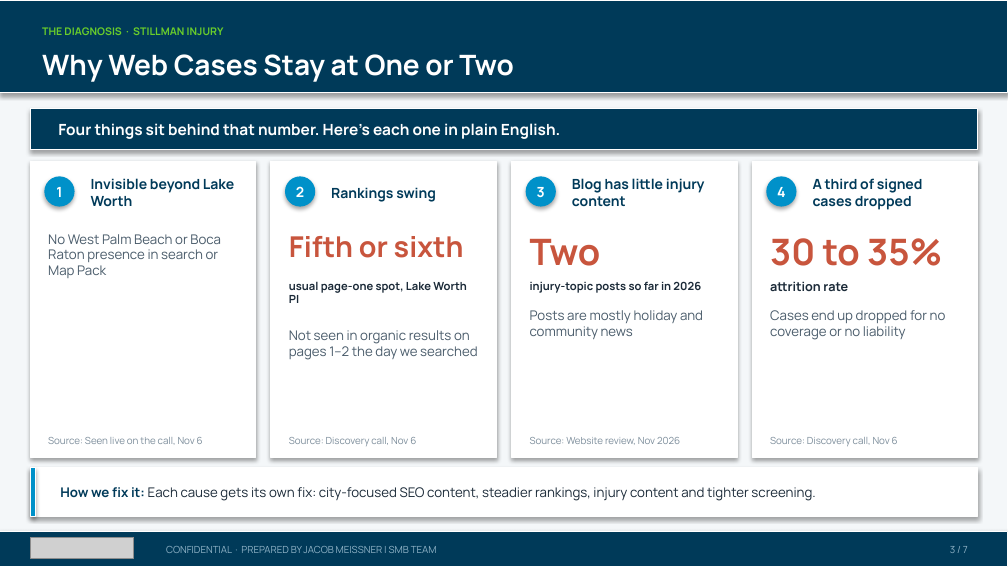
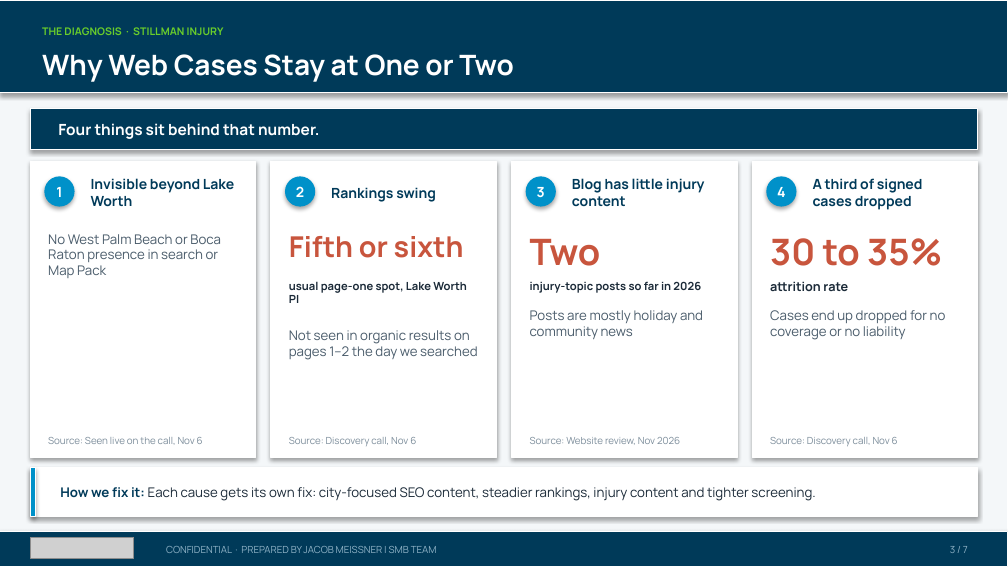
Before and after one commit to SMB-Team-Technology/workwith-smbteam, a slide deck: slide 3 of stillman-injury/Stillman Injury_November 17, 2026_Proposal.pptx. Drawn at 1008x567 pixels with LibreOffice and Linux fonts; fonts in the diff are those of the drawing; grey boxes stand for pictures. Boxes give left, top, right and bottom in pixels: in the first picture for what was removed or moved away, otherwise in the second. Text is boxed around its words. In the diff, an @@ line names an element or a change of style, - is before the commit and + after.

```diff
--- a/stillman-injury/Stillman Injury_November 17, 2026_Proposal.pptx
+++ b/stillman-injury/Stillman Injury_November 17, 2026_Proposal.pptx
@@ text at (x1=58, y1=123, x2=320, y2=139): text changed @@
-Four things sit behind that number. Here's each one in plain English.
+Four things sit behind that number.
```
Also in this commit, not shown: 3 other files.
